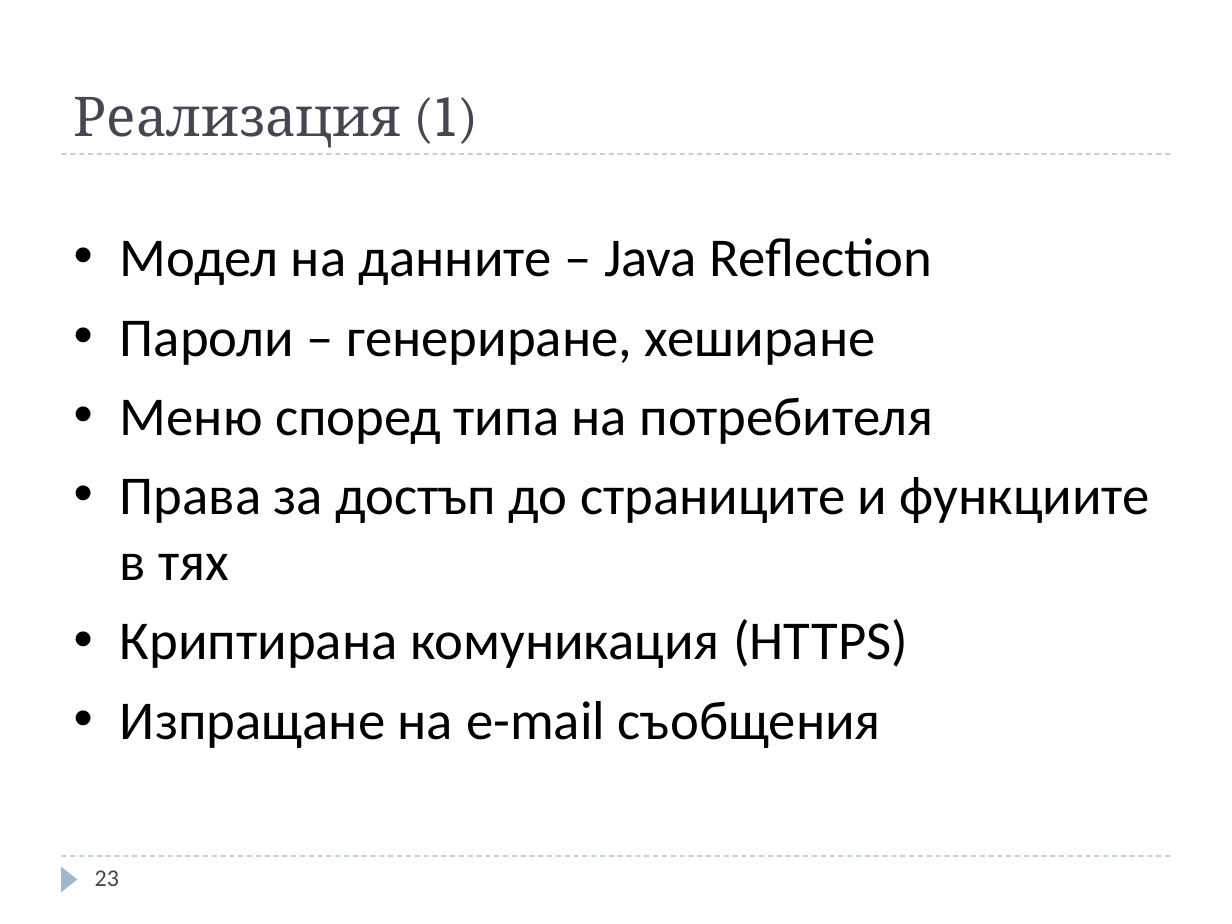
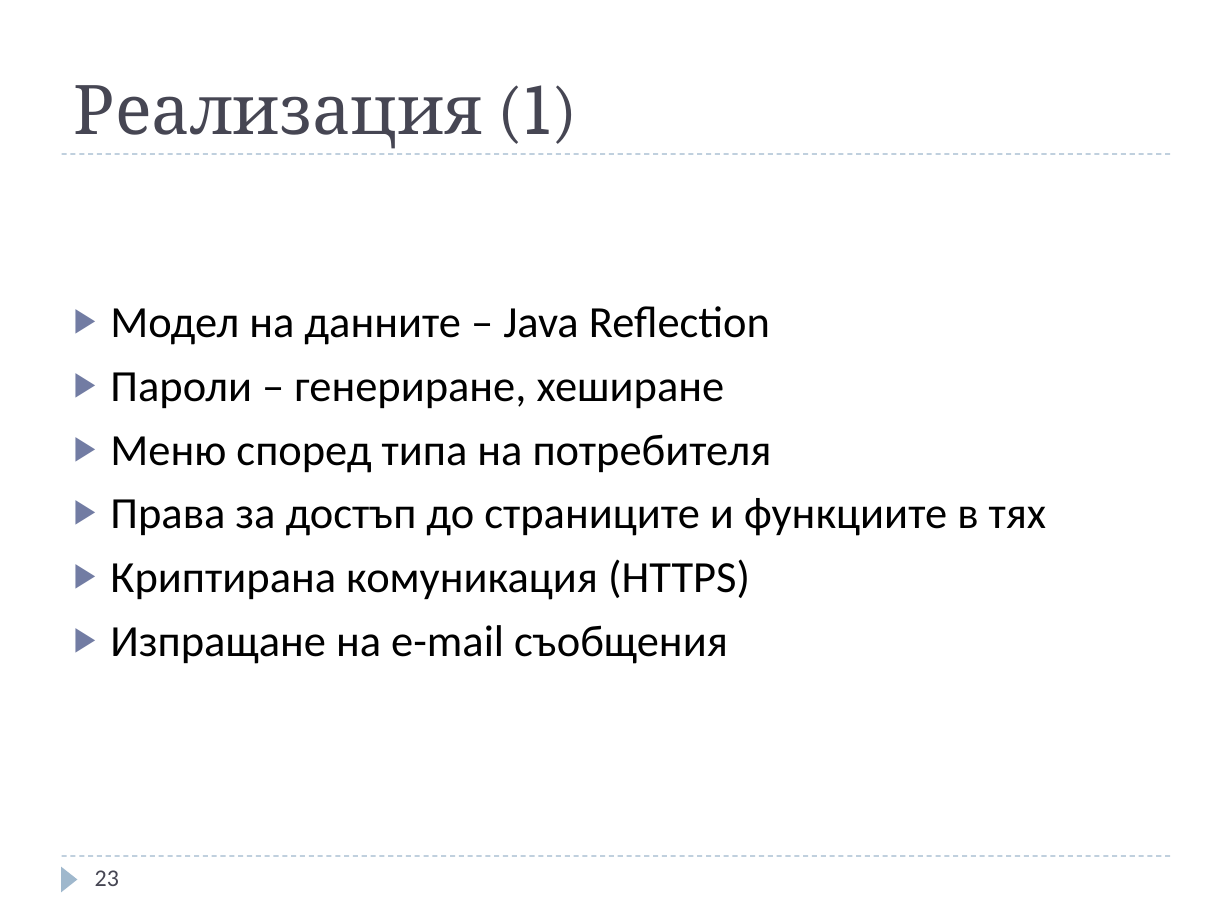
Before and after one commit to jasimcse/team2-strawberry, a slide deck: slide 23 of prezentaciq/venci.ppt. Drawn at 1232x924 pixels with LibreOffice and Linux fonts; fonts in the diff are those of the drawing. Boxes give left, top, right and bottom in pixels: in the first picture for what was removed or moved away, otherwise in the second. Text is boxed around its words. In the diff, an @@ line names an element or a change of style, - is before the commit and + after.

```diff
--- a/prezentaciq/venci.ppt
+++ b/prezentaciq/venci.ppt
@@ title "Реализация (1)" at [74,85,578,149]: size 32 to 40 pt @@
@@ text "Модел на данните – Java ...": place and size @@
-text "Модел на данните – Java ..." at [120,238,1150,748]
+text "Модел на данните – Java ..." at [110,306,1047,664]
@@ text "Модел на данните – Java ..." at [110,306,1047,664]: size 32 to 26 pt; bullet • to ▶; less space between paragraphs; bullet colour #000000 to #727CA3 @@
```
Also in this commit, not shown: 34 other slides changed.
